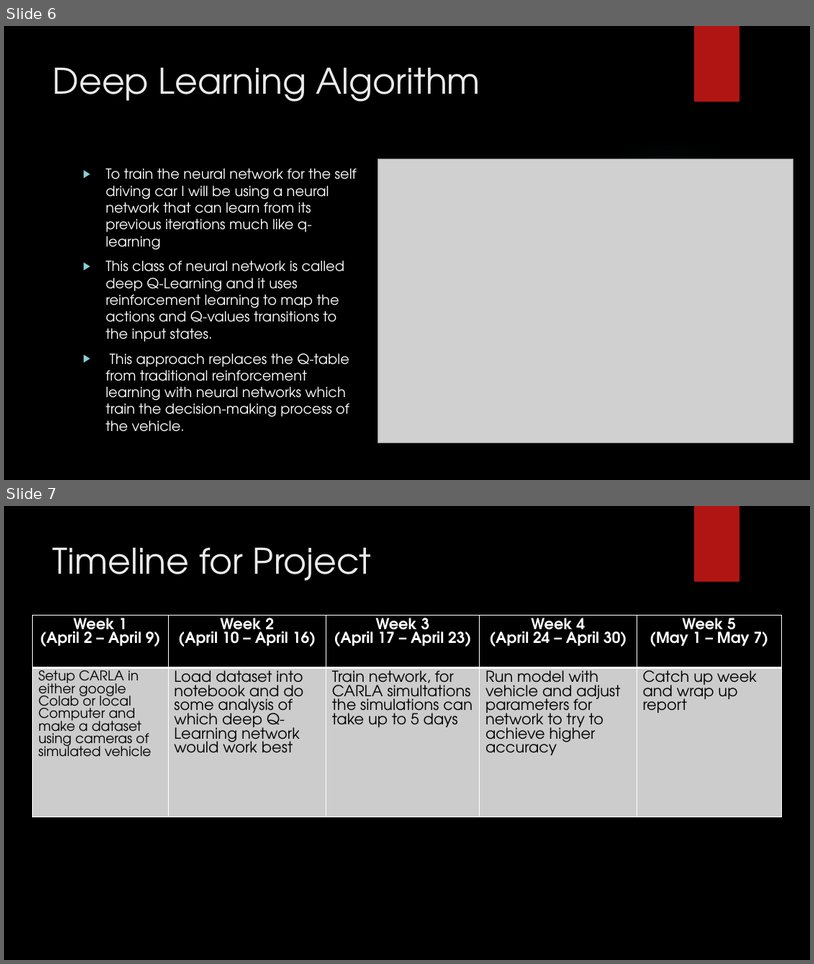
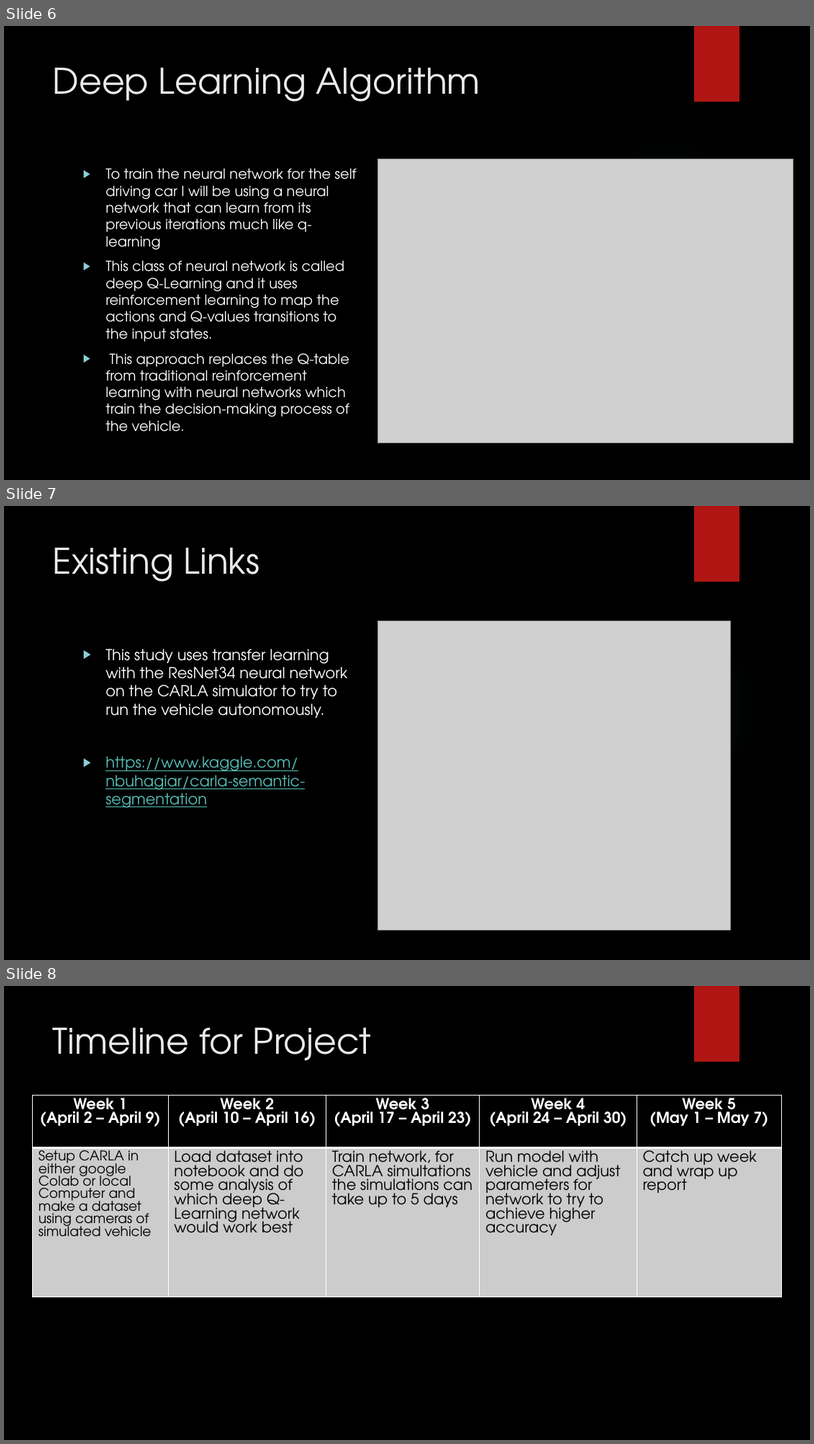
Before and after one commit to cybertraining-dsc/sp21-599-358, a slide deck: assignments/Assignment6/DeepQLearning.pptx. Shown one above the other, each under a label of ours: slides 6 and 7 before the commit, slides 6, 7 and 8 after it. The pictures are 814x964 and 814x1444 pixels, drawn with LibreOffice and Linux fonts; fonts in the diff are those of the drawing; grey boxes stand for pictures; background and template pictures are left out. Boxes give left, top, right and bottom in pixels: in the first picture for what was removed or moved away, otherwise in the second. Text is boxed around its words. In the diff, an @@ line names an element or a change of style, - is before the commit and + after.

Commit message:
added existinglinks

```diff
--- a/assignments/Assignment6/DeepQLearning.pptx
+++ b/assignments/Assignment6/DeepQLearning.pptx
@@ slide 7 added at <box>4,506,810,960</box>, background picture (left out); not listed: 2 template elements that a slide beside it also shows @@
@@ title added at <box>53,547,260,582</box>, 42 pt, text #EBEBEB @@
+Existing Links
@@ picture added at <box>378,620,730,929</box> @@
@@ text added at <box>106,649,348,808</box>, 18 pt, text #FFFFFF @@
+▶ This study uses transfer learning with the ResNet34 neural network on the CARLA simulator to try to run the vehicle autonomously.
+▶ https://www.kaggle.com/nbuhagiar/carla-semantic-segmentation
@@ what was slide 7 is now slide 8 @@
```
